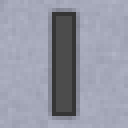
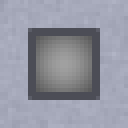
Layers edited between the first and the second 128 x 128 image:
hid "Layer 3" over [left=48, top=8, right=80, bottom=120]
added layer "interface" above "big" over [left=32, top=32, right=96, bottom=96]
showed "big" over [left=32, top=32, right=96, bottom=96]
